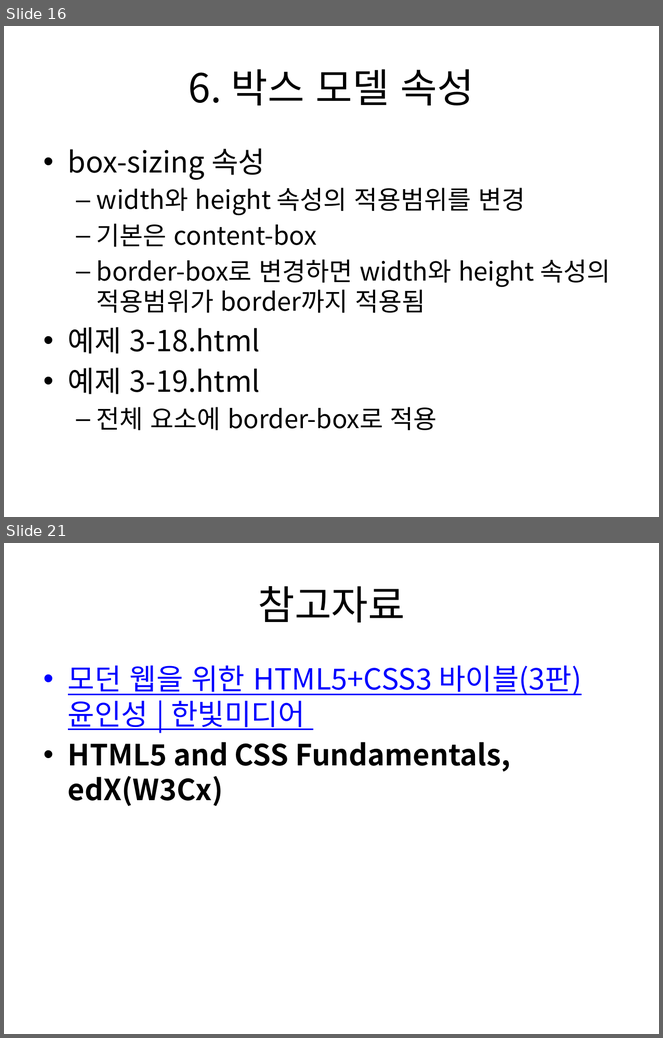
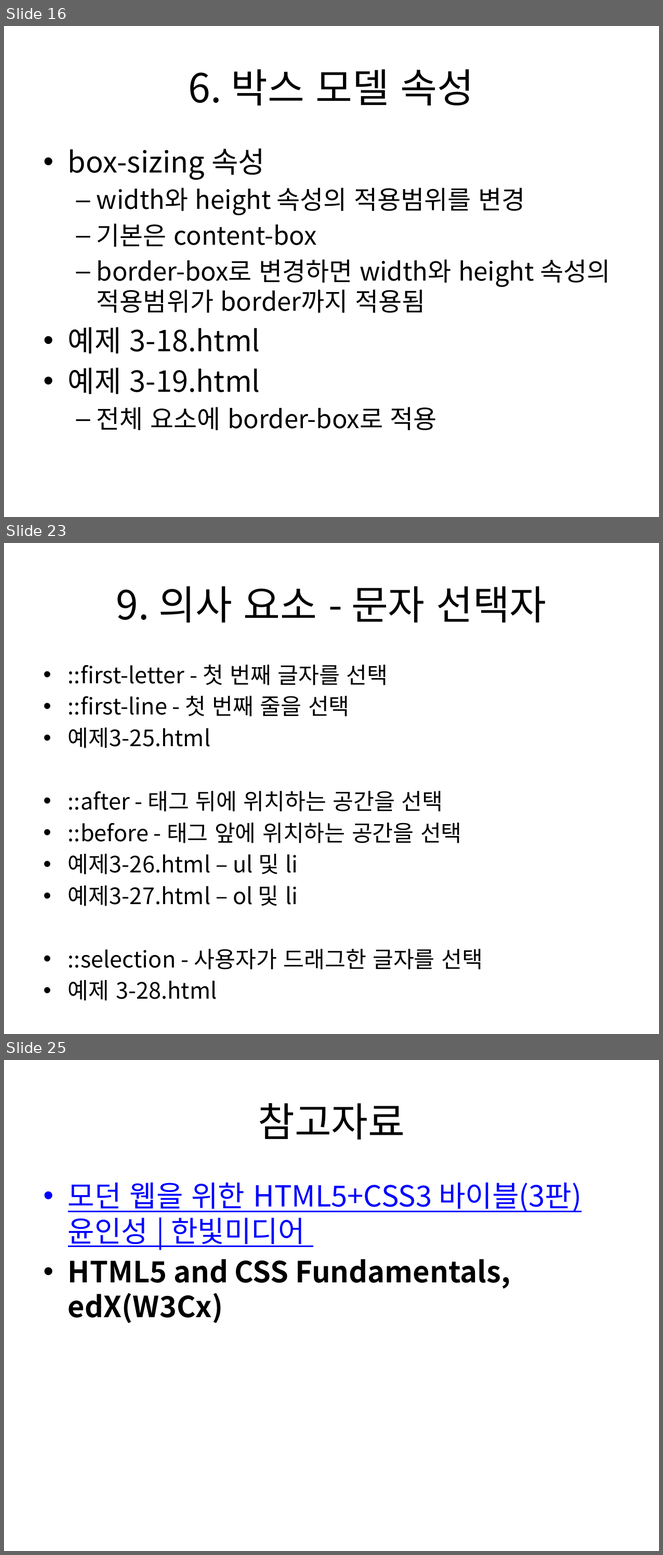
Before and after one commit to kdkcom1234/git2021, a slide deck: 1-html-css/03. CSS3 선택자 및 스타일 속성.pptx. Shown one above the other, each under a label of ours: slides 16 and 21 before the commit, slides 16, 23 and 25 after it; the slides between them are not shown. The pictures are 663x1038 and 663x1555 pixels, drawn with LibreOffice and Linux fonts; fonts in the diff are those of the drawing. Boxes give left, top, right and bottom in pixels: in the first picture for what was removed or moved away, otherwise in the second. Text is boxed around its words. In the diff, an @@ line names an element or a change of style, - is before the commit and + after.

```diff
--- a/1-html-css/03. CSS3 선택자 및 스타일 속성.pptx
+++ b/1-html-css/03. CSS3 선택자 및 스타일 속성.pptx
@@ slide 23 added at box(4, 543, 659, 1034), background #FFFFFF @@
@@ title added at box(116, 586, 546, 623), 44 pt, text #000000 @@
+9. 의사 요소 - 문자 선택자
@@ text added at box(68, 665, 483, 970), 24.8 pt, text #000000 @@
+• ::first-letter - 첫 번째 글자를 선택
+• ::first-line - 첫 번째 줄을 선택
+• 예제3-25.html
+• ::after - 태그 뒤에 위치하는 공간을 선택
+• ::before - 태그 앞에 위치하는 공간을 선택
+• 예제3-26.html – ul 및 li
+• 예제3-27.html – ol 및 li
+• ::selection - 사용자가 드래그한 글자를 선택
+• 예제 3-28.html
@@ what was slide 21 is now slide 25 @@
```
Also in this commit, not shown: 5 slides changed, 3 other slides added, 9 other files.
